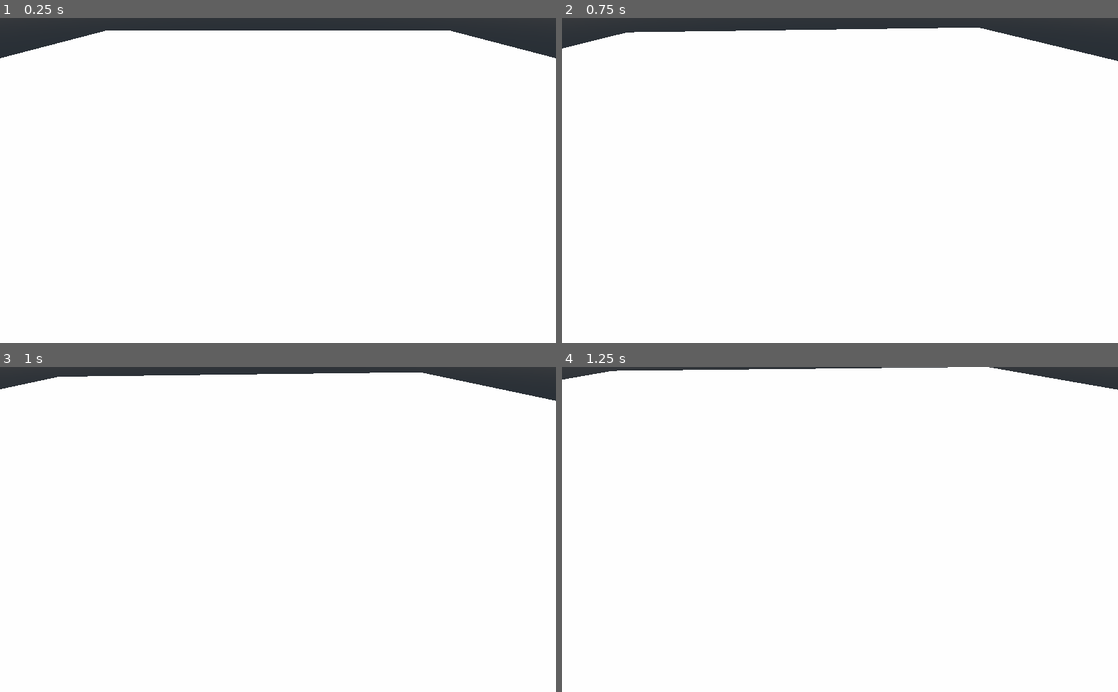
Above: before the commit, frames 1-4 (two rows, left to right).
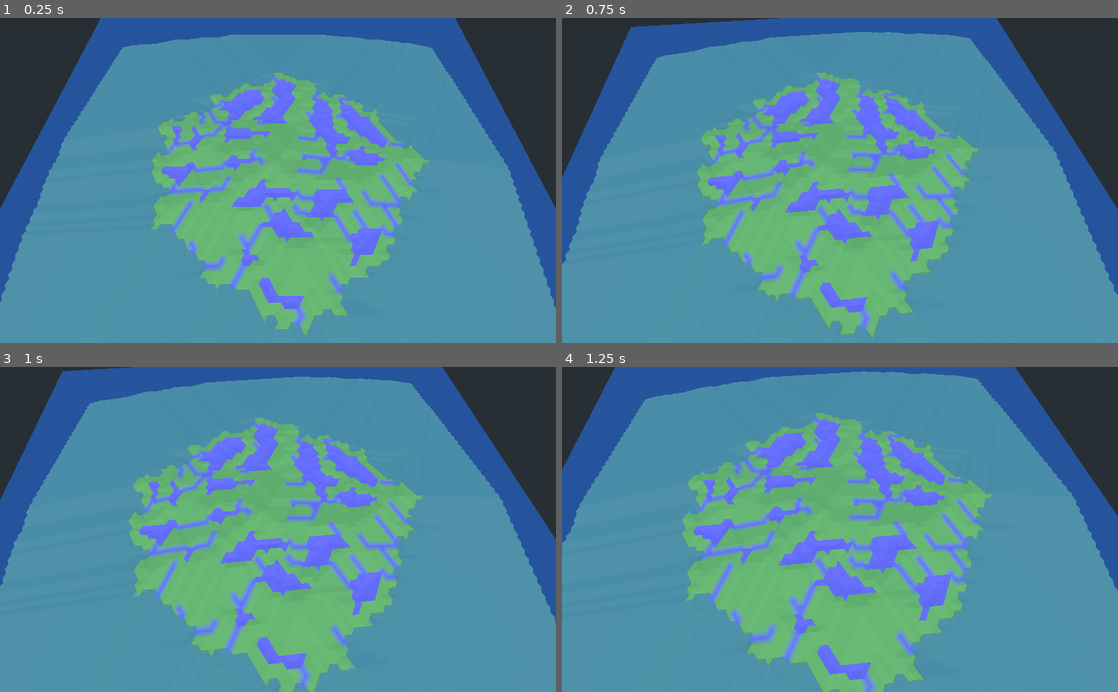
Above: after the commit, the same moments.

Repository: MichaelReel/Terrain_Scratch_2023
Game: Godot game, scene res://Main.tscn
Same seed, same stepped clock (60 frames per second), same inputs: the game is played once before the commit and once after it.
Inputs (mouse positions are in pixels of both pictures, inside the frame that each line leads up to):
- Up to frame 1 (0.25 s): no input
- Up to frame 2 (0.75 s): tap Enter at 0.5 s; move the mouse to (867, 180) at 0.52 s; hold W (forward) from 0.53 s (still down)
- Up to frame 3 (1 s): keep holding W (forward)
- Up to frame 4 (1.25 s): keep holding W (forward)

The runs differ from the first frame. In frame 1, 97% of the frame differs, in the area x 0-100%, y 0-100%; in frame 2, 97%; in frame 3, 98%; in frame 4, 99%.

Commit message:
Some fixes for rivers and other tweaks

Diff:
--- a/Main.tscn
+++ b/Main.tscn
@@ -12,10 +12,10 @@
 [node name="IslandMesh" parent="." instance=ExtResource( 1 )]
 
 [node name="FlyingCamera" parent="." instance=ExtResource( 2 )]
-transform = Transform( 1, 0, 0, 0, 1, 0, 0, 0, 1, 0, 100, 300 )
+transform = Transform( 1, 0, 0, 0, 1, 0, 0, 0, 1, 0, 400, 200 )
 
 [node name="CameraMount" parent="FlyingCamera" index="0"]
-transform = Transform( 1, 0, 0, 0, 0.766044, 0.642788, 0, -0.642788, 0.766044, 0, 0, 0 )
+transform = Transform( 1, 0, 0, 0, 0.422618, 0.906308, 0, -0.906308, 0.422618, 0, 0, 0 )
 
 [node name="DirectionalLight" type="DirectionalLight" parent="."]
 transform = Transform( 1, 0, 0, 0, 0.642788, 0.766044, 0, -0.766044, 0.642788, 0, 0, 0 )
--- a/lib/geometry/Edge.gd
+++ b/lib/geometry/Edge.gd
@@ -52,6 +52,8 @@
 
 func set_river(river: Array) -> void:  # (river: Array[Edge])
 	_river = river
+	_a.set_river(river)
+	_b.set_river(river)
 
 func has_river() -> bool:
 	return true if _river else false
--- a/lib/geometry/Triangle.gd
+++ b/lib/geometry/Triangle.gd
@@ -8,6 +8,7 @@
 var _edges: Array  # Array[Edge]
 var _neighbours: Array = []  # Array[Triangle]
 var _corner_neighbours: Array = []  # Array[Triangle]
+#var _opposing_corner_side_map: Dictionary  # Dictionary[Vertex, Edge]
 var _parent: Object = null
 
 func _init(points: Array, index_col: int, index_row: int) -> void:  # points: Array[Vertex]
@@ -23,6 +24,13 @@
 		point.add_polygon(self)
 	for edge in _edges:
 		edge.set_border_of(self)
+
+#	# Map each corner to the opposing side, this relies on point/edge order above
+#	_opposing_corner_side_map = {
+#		_points[0]: _edges[1],
+#		_points[1]: _edges[2],
+#		_points[2]: _edges[0],
+#	}
 
 func _to_string() -> String:
 	return "%d,%d: %s" % [_index_row, _index_col, _points]
@@ -86,16 +94,18 @@
 func get_vertices() -> Array:  # Array[Vertex]
 	return _points
 
-func get_river_vertex_colors(river_color: Color, null_color: Color) -> Dictionary:  # Dictionary[Vertex, Color]
+func get_river_vertex_colors(river_color: Color, null_color: Color, head_color: Color, mouth_color: Color) -> Dictionary:  # Dictionary[Vertex, Color]
 	var point_color_dict := {}
 	for point in _points:
 		point_color_dict[point] = get_color()
 		if point_color_dict[point] == null:
 			point_color_dict[point] = null_color
-	for edge in _edges:
-		if edge.has_river():
-			for point in edge.get_points():
-				point_color_dict[point] = river_color
+		if point.has_river():
+			point_color_dict[point] = river_color
+		if point.is_head():
+			point_color_dict[point] = head_color
+		if point.is_mouth():
+			point_color_dict[point] = mouth_color
 	return point_color_dict
 
 func get_edges() -> Array:  # Array[Edge]
@@ -106,3 +116,9 @@
 
 func get_neighbours() -> Array:  # -> Array[Triangle]
 	return _neighbours
+
+func is_surrounded_by_region(region: Object) -> bool:  # (region: Region)
+	for point in _points:
+		if not point.has_polygon_with_parent(region):
+			return false
+	return true
--- a/lib/geometry/Vertex.gd
+++ b/lib/geometry/Vertex.gd
@@ -6,6 +6,10 @@
 var _connections: Array  # Array[Edge]
 var _triangles: Array  # Array[Triangles]
 var _height_set: bool = false
+var _river: Array  # Array[Edge]
+var _exit_for: Object = null  # Region | null
+var _is_head: bool = false
+var _is_mouth: bool = false
 
 func _init(x: float, z: float) -> void:
 	_pos = Vector3(x, 0.0, z)
@@ -63,6 +67,30 @@
 func get_triangles() -> Array:  # -> Array[Triangle]
 	return _triangles
 
+func set_river(river: Array) -> void:  # (river: Array[Edge])
+	_river = river
+
+func has_river() -> bool:
+	return true if _river else false
+
+func set_as_exit_point(lake: Object) -> void:  # (lake: Region | null)
+	_exit_for = lake
+
+func is_exit() -> bool:
+	return true if _exit_for else false
+
+func set_as_head() -> void:
+	_is_head = true
+
+func is_head() -> bool:
+	return _is_head
+
+func set_as_mouth() -> void:
+	_is_mouth = true
+
+func is_mouth() -> bool:
+	return _is_mouth
+
 static func sort_vert_inv_hortz(a: Vertex, b: Vertex) -> bool:
 	"""This will sort by Y desc, then X asc"""
 	if a._pos.y > b._pos.y:
@@ -70,3 +98,6 @@
 	elif a._pos.y == b._pos.y and a._pos.x < b._pos.x:
 			return true
 	return false
+
+static func sort_height(a: Vertex, b: Vertex) -> bool:
+	return a.get_height() <= b.get_height()
--- a/lib/terrain/HeightStage.gd
+++ b/lib/terrain/HeightStage.gd
@@ -3,7 +3,7 @@
 
 var _island: Region
 var _lake_stage: LakeStage
-var _diff_height: float = 5.0
+var _diff_height: float = 2.0
 var _sealevel_points: Array = []  # Array[Vertex]
 var _downhill_front: Array = []  # Array[Vertex]
 var _downhill_height: float = -_diff_height
--- a/lib/terrain/IslandStage.gd
+++ b/lib/terrain/IslandStage.gd
@@ -24,6 +24,8 @@
 		if _island_region.get_cell_count() >= _cell_limit:
 			expansion_done = true
 
+	_island_region.perform_expand_smoothing()
+
 	var _lines := _island_region.get_perimeter_lines()
 
 func get_region() -> Region:
--- a/lib/terrain/LakeStage.gd
+++ b/lib/terrain/LakeStage.gd
@@ -31,6 +31,7 @@
 	_expand_margins()
 
 	for region in _regions:
+		region.perform_shrink_smoothing()
 		var _lines: Array = region.get_perimeter_lines(false)
 
 	_identify_perimeter_points()
--- a/lib/terrain/Region.gd
+++ b/lib/terrain/Region.gd
@@ -63,13 +63,7 @@
 	return _region_front.empty()
 
 func expand_margins() -> void:
-	var border_cells: Array = []
-	# Find cells on the boundaries of the region
-	for cell in _cells:
-		if cell.count_neighbours_with_parent(self) < 3:
-			border_cells.append(cell)
-		elif cell.count_corner_neighbours_with_parent(self) < 9:
-			border_cells.append(cell)
+	var border_cells: Array = _find_inner_border_cells()
 
 	# Return the border cells to the parent and mark as frontier
 	for border_cell in border_cells:
@@ -118,6 +112,7 @@
 
 func set_exit_point(point: Vertex) -> void:
 	_exit_point = point
+	point.set_as_exit_point(self)
 
 func get_exit_point() -> Vertex:
 	return _exit_point
@@ -175,6 +170,39 @@
 		_points_collected = true
 	return _points
 
+func perform_expand_smoothing() -> void:
+	"""
+	Triangles on the frontier should be incorporated anytime they are
+	surrounded on three corners by this region
+	"""
+	# For each frontier triangle, check if it is "surrounded"
+	var still_smoothing: bool = true
+	while still_smoothing:
+		still_smoothing = false
+		for front_cell in _region_front:
+			if front_cell.is_surrounded_by_region(self):
+				add_triangle_as_cell(front_cell)
+				still_smoothing = true
+
+func perform_shrink_smoothing() -> void:
+	"""
+	Triangles on the inner edges should be released anytime they are
+	surrounded by the parent region
+	"""
+	# For each inner edge triangle, check if it is "surrounded" by the parent
+	pass
+
+func _find_inner_border_cells() -> Array:  # Array[Triangles]
+	"""Find the cells on the edge, but inside the notional perimeter"""
+	var border_cells: Array = []
+	# Find cells on the boundaries of the region
+	for cell in _cells:
+		if cell.count_neighbours_with_parent(self) < 3:
+			border_cells.append(cell)
+		elif cell.count_corner_neighbours_with_parent(self) < 9:
+			border_cells.append(cell)
+	return border_cells
+
 func _add_non_perimeter_boundaries() -> void:
 	"""
 	Find triangles on the boundary front that aren't against the perimeter and
--- a/lib/terrain/RiverStage.gd
+++ b/lib/terrain/RiverStage.gd
@@ -41,6 +41,7 @@
 
 			var river = create_river(outlet_point.get_connection_to_point(neighbour))
 			if not river.empty():
+				outlet_point.set_as_head()
 				_rivers.append(river)
 
 			break
@@ -49,15 +50,20 @@
 	var island_points = _grid.get_island_points()
 	island_points = _lake_stage.filter_points_no_lake(island_points)
 	shuffle(_rng, island_points)
+
 	if len(island_points) > _river_count:
 		island_points.resize(_river_count)
+
 	for island_point in island_points:
 		var neighbour_points = island_point.get_connected_points()
 		neighbour_points.sort_custom(Vertex, "sort_height")
+
 		for neighbour in neighbour_points:
 			var river = create_river(island_point.get_connection_to_point(neighbour))
 			if not river.empty():
+				island_point.set_as_head()
 				_rivers.append(river)
+
 			break
 
 func create_river(start_edge: Edge) -> Array:
@@ -86,4 +92,5 @@
 	if not next_edge.has_river():
 		river.append(next_edge)
 		next_edge.set_river(river)
+		connection_point.set_as_mouth()
 	return river
--- a/view/IslandMesh.gd
+++ b/view/IslandMesh.gd
@@ -4,8 +4,8 @@
 export (float) var edge_length: float = 10.0
 export (int) var edges_across: int = 100
 export (int) var land_cell_limit: int = 4000
-export (Color) var base_color: Color = Color8(24,64,24,255)
-export (Color) var land_color: Color = Color8(32,96,32,255)
+export (Color) var base_color: Color = Color8(24, 64, 24, 255)
+export (Color) var land_color: Color = Color8(32, 96, 32, 255)
 export (PoolColorArray) var region_colors := PoolColorArray([
 	land_color, # Color8(  0,   0, 192, 255),
 	land_color, # Color8(  0, 192,   0, 255),
@@ -14,14 +14,16 @@
 	land_color, # Color8(192, 192,   0, 255),
 	land_color, # Color8(192,   0, 192, 255),
 ])
+export (int) var river_count: int = 30
+export (Color) var river_color: Color = Color8(32, 32, 192, 255)
+export (Color) var head_color: Color = river_color
+export (Color) var mouth_color: Color = river_color
 export (PoolColorArray) var lake_colors := PoolColorArray([
-	Color8( 48,  48, 192, 255),
-	Color8( 32,  32, 192, 255),
-	Color8( 16,  16, 192, 255),
+	river_color, # Color8( 48,  48, 192, 255),
+	river_color, # Color8( 32,  32, 192, 255),
+	river_color, # Color8( 16,  16, 192, 255),
 ])
-export (int) var river_count: int = 30
-export (Color) var river_color: Color = Color8(32,32,192,255)
-export (bool) var stages_in_thread: bool = true
+export (bool) var stages_in_thread: bool = false
 
 
 var thread: Thread
@@ -75,7 +77,7 @@
 	surface_tool.begin(Mesh.PRIMITIVE_TRIANGLES)
 	for row in grid.get_triangles():
 		for triangle in row:
-			var color_dict: Dictionary = triangle.get_river_vertex_colors(river_color, grid.get_color())
+			var color_dict: Dictionary = triangle.get_river_vertex_colors(river_color, grid.get_color(), head_color, mouth_color)
 			for vertex in triangle.get_vertices():
 				surface_tool.add_color(color_dict[vertex])
 				surface_tool.add_vertex(vertex.get_vector())
